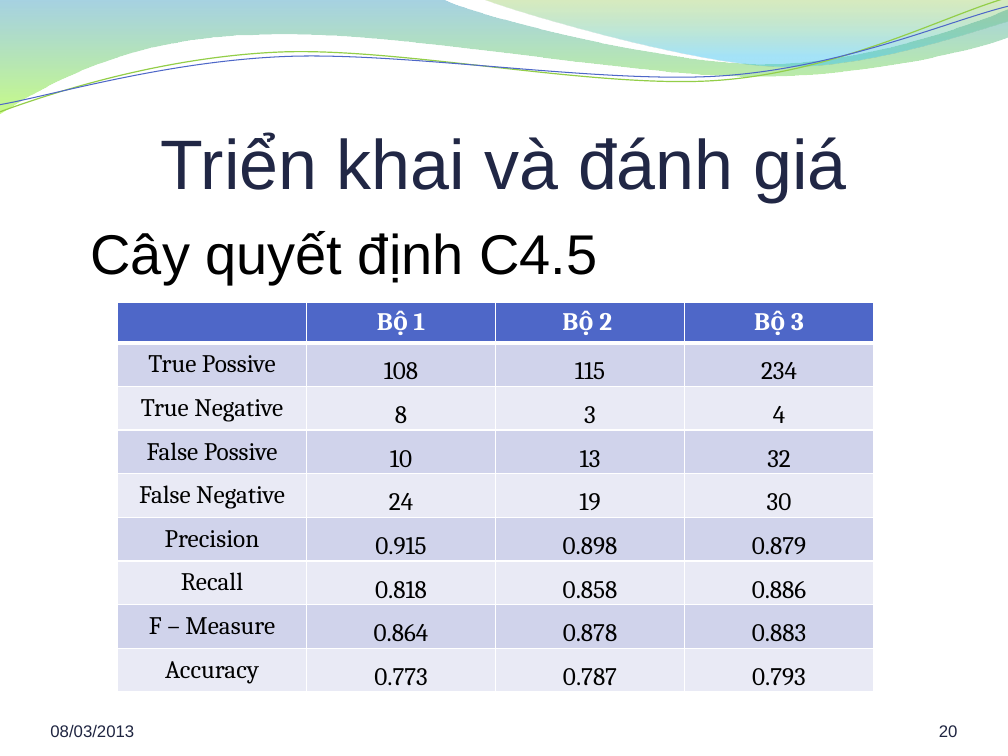
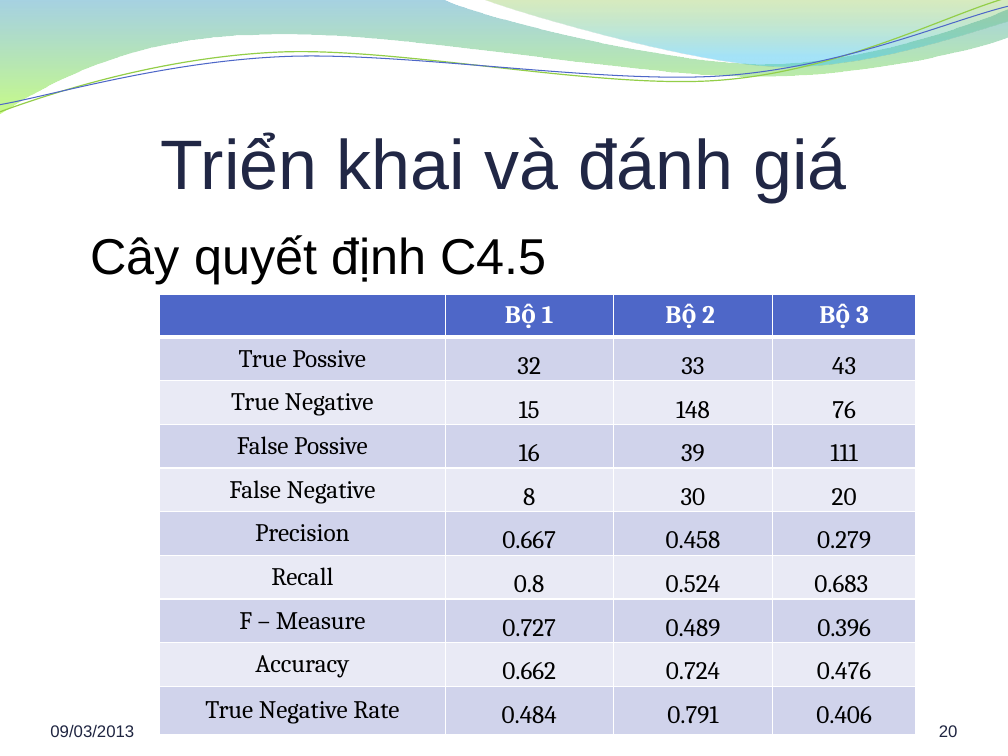
Before and after one commit to hung94it/benhvien, a slide deck: slide 20 of Diabetes/Documents/Report/Bao cao khoa luan.pptx. Drawn at 1008x756 pixels with LibreOffice and Linux fonts; fonts in the diff are those of the drawing; background and template pictures are left out. Boxes give left, top, right and bottom in pixels: in the first picture for what was removed or moved away, otherwise in the second. Text is boxed around its words. In the diff, an @@ line names an element or a change of style, - is before the commit and + after.

```diff
--- a/Diabetes/Documents/Report/Bao cao khoa luan.pptx
+++ b/Diabetes/Documents/Report/Bao cao khoa luan.pptx
@@ text "Cây quyết định C4.5" at <box>91,235,547,284</box>: size 40 to 36 pt @@
@@ table at <box>159,294,915,749</box> @@
-row 2: True Possive | 108 | 115 | 234
-row 3: True Negative | 8 | 3 | 4
-row 4: False Possive | 10 | 13 | 32
-row 5: False Negative | 24 | 19 | 30
-row 6: Precision | 0.915 | 0.898 | 0.879
-row 7: Recall | 0.818 | 0.858 | 0.886
-row 8: F – Measure | 0.864 | 0.878 | 0.883
-row 9: Accuracy | 0.773 | 0.787 | 0.793
+row 2: True Possive | 32 | 33 | 43
+row 3: True Negative | 15 | 148 | 76
+row 4: False Possive | 16 | 39 | 111
+row 5: False Negative | 8 | 30 | 20
+row 6: Precision | 0.667 | 0.458 | 0.279
+row 7: Recall | 0.8 | 0.524 | 0.683
+row 8: F – Measure | 0.727 | 0.489 | 0.396
+row 9: Accuracy | 0.662 | 0.724 | 0.476
+row 10: True Negative Rate | 0.484 | 0.791 | 0.406
@@ table: place and size @@
-table at <box>118,302,876,706</box>
+table at <box>159,294,915,749</box>
@@ text at <box>50,725,134,737</box>: text changed @@
-08/03/2013
+09/03/2013
```
Also in this commit, not shown: 25 other slides changed, 1 other file.
